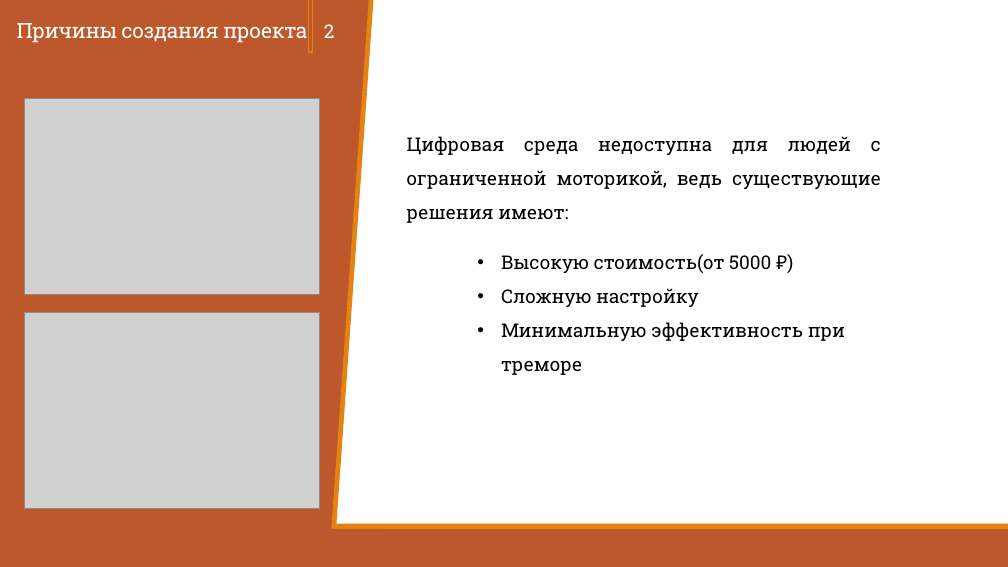
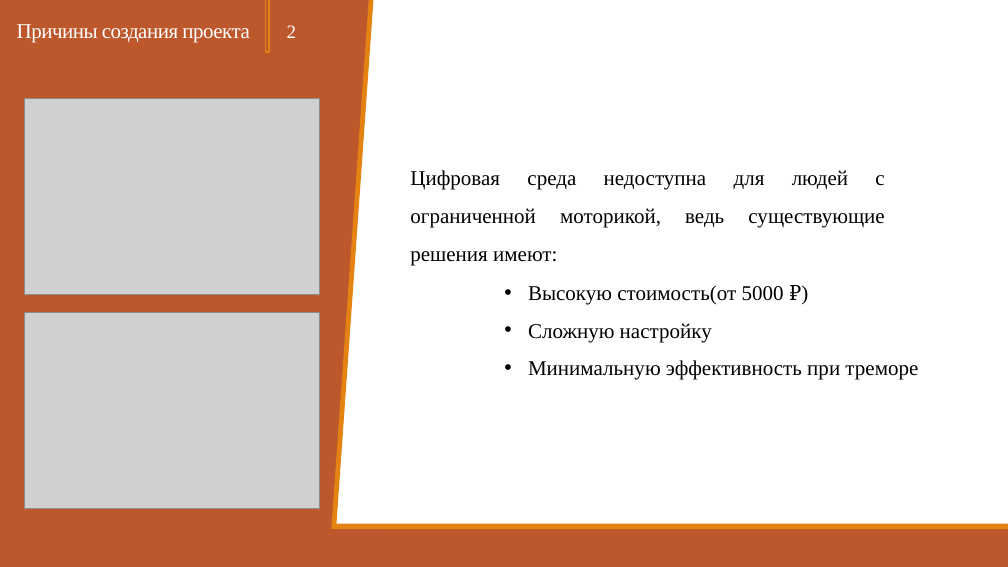
Before and after one commit to Zerocummer/Mmm-Yummers, a slide deck: slide 2 of Мышка для людей с ОВЗ/Документы/Презентация о манипуляторе.pptx. Drawn at 1008x567 pixels with LibreOffice and Linux fonts; fonts in the diff are those of the drawing; grey boxes stand for pictures. Boxes give left, top, right and bottom in pixels: in the first picture for what was removed or moved away, otherwise in the second. Text is boxed around its words. In the diff, an @@ line names an element or a change of style, - is before the commit and + after.

```diff
--- a/Мышка для людей с ОВЗ/Документы/Презентация о манипуляторе.pptx
+++ b/Мышка для людей с ОВЗ/Документы/Презентация о манипуляторе.pptx
@@ title "Причины создания проекта" at box(17, 24, 249, 43): font Roboto Slab to Times New Roman @@
@@ rectangle: place and size @@
-rectangle at box(309, 0, 312, 52)
+rectangle at box(265, 0, 269, 52)
@@ text "2" at box(287, 25, 296, 38): font Roboto Slab to Times New Roman @@
@@ text "2": place and size @@
-text "2" at box(324, 24, 334, 38)
+text "2" at box(287, 25, 296, 38)
@@ text "Цифровая среда недоступна для людей ...": place and size @@
-text "Цифровая среда недоступна для людей ..." at box(407, 136, 881, 223)
+text "Цифровая среда недоступна для людей ..." at box(410, 170, 884, 266)
@@ text "Цифровая среда недоступна для людей ..." at box(410, 170, 884, 266): size 18 to 20 pt, font Roboto Slab to Times New Roman @@
@@ text "Высокую стоимость(от 5000 ₽)": place and size @@
-text "Высокую стоимость(от 5000 ₽)" at box(501, 254, 845, 375)
+text "Высокую стоимость(от 5000 ₽)" at box(528, 285, 918, 380)
@@ text "Высокую стоимость(от 5000 ₽)" at box(528, 285, 918, 380): size 18 to 20 pt, font Roboto Slab to Times New Roman; font Arial Narrow to Times New Roman in "₽)" @@
```
Also in this commit, not shown: 7 other slides changed, 1 slide added, 1 slide removed, 1 other file.
